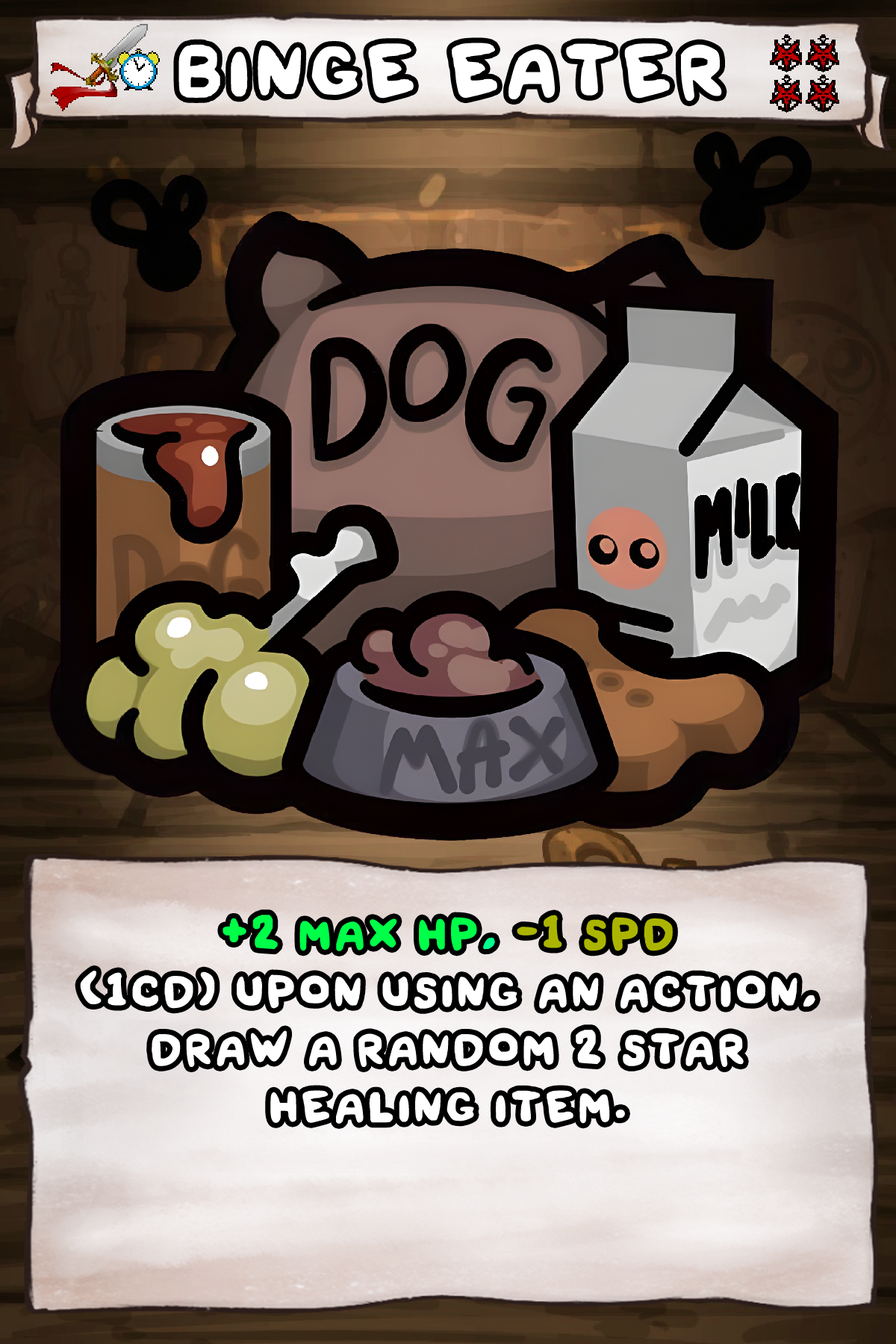
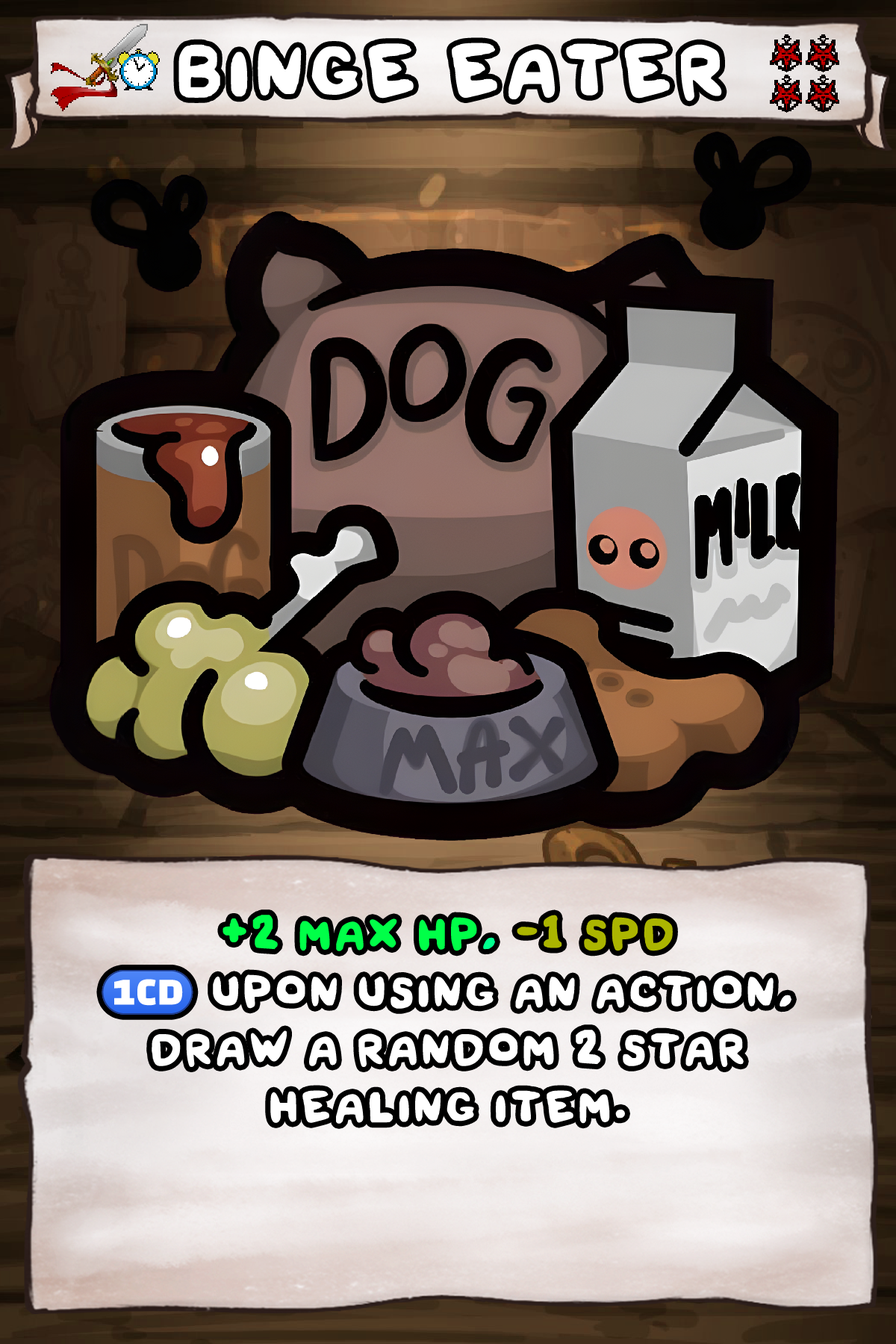
The second 896 x 1344 image is a revision of the first. Changes to its layers:
added layer "Ability FX: (1CD)" above "Text" over [101, 969, 194, 1015]
painted on "Ability" over [79, 918, 816, 1123]
